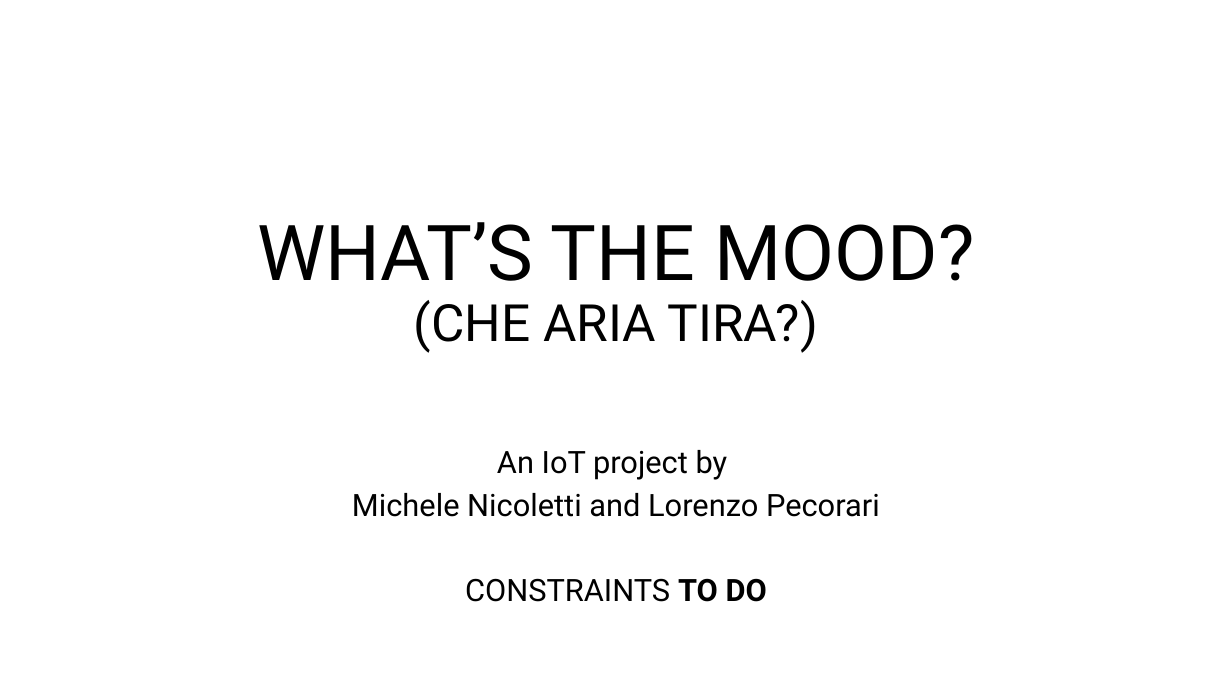
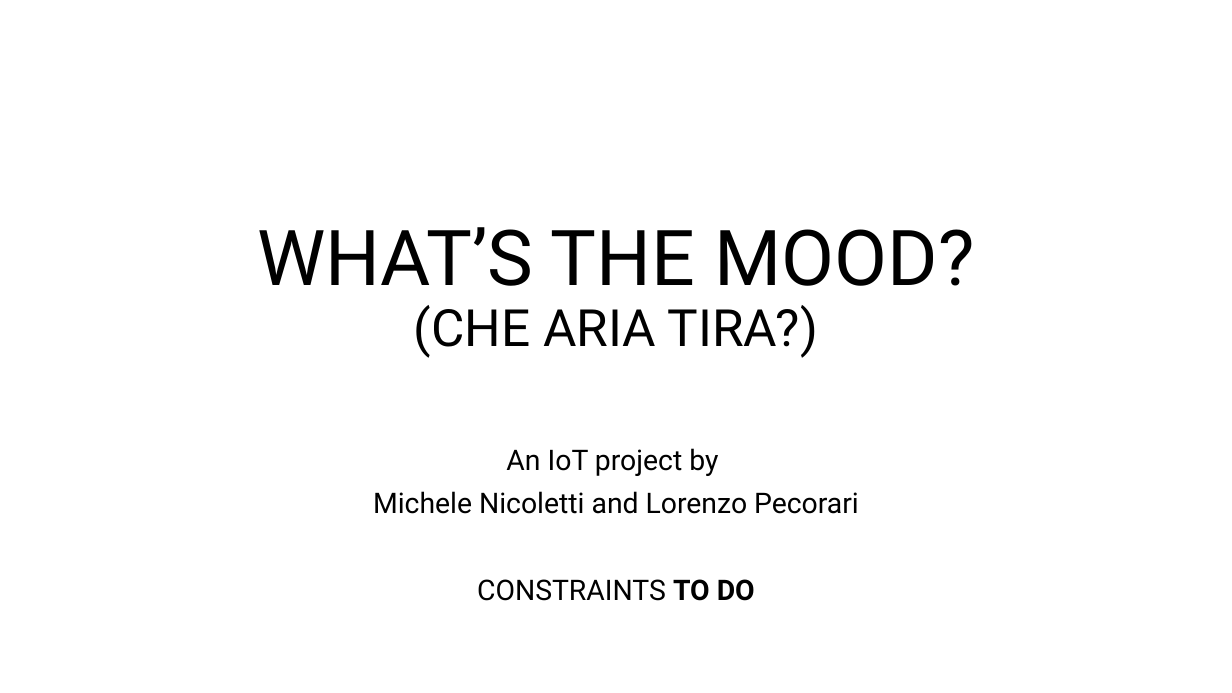
Before and after one commit to LorenzoPecorari/iot_project, a slide deck: slide 1 of iot_pres.pptx. Drawn at 1232x693 pixels with LibreOffice and Linux fonts; fonts in the diff are those of the drawing. Boxes give left, top, right and bottom in pixels: in the first picture for what was removed or moved away, otherwise in the second. Text is boxed around its words. In the diff, an @@ line names an element or a change of style, - is before the commit and + after.

```diff
--- a/iot_pres.pptx
+++ b/iot_pres.pptx
@@ title "WHAT’S THE MOOD? (CHE ARIA ...": place and size @@
-title "WHAT’S THE MOOD? (CHE ARIA ..." at box(257, 222, 975, 353)
+title "WHAT’S THE MOOD? (CHE ARIA ..." at box(257, 227, 974, 358)
@@ subtitle "An IoT project by" at box(373, 448, 859, 601): size 24 to 22.1 pt; line spacing 0.8 to 0.9 @@
```
Also in this commit, not shown: 4 other slides changed, 46 other files.
